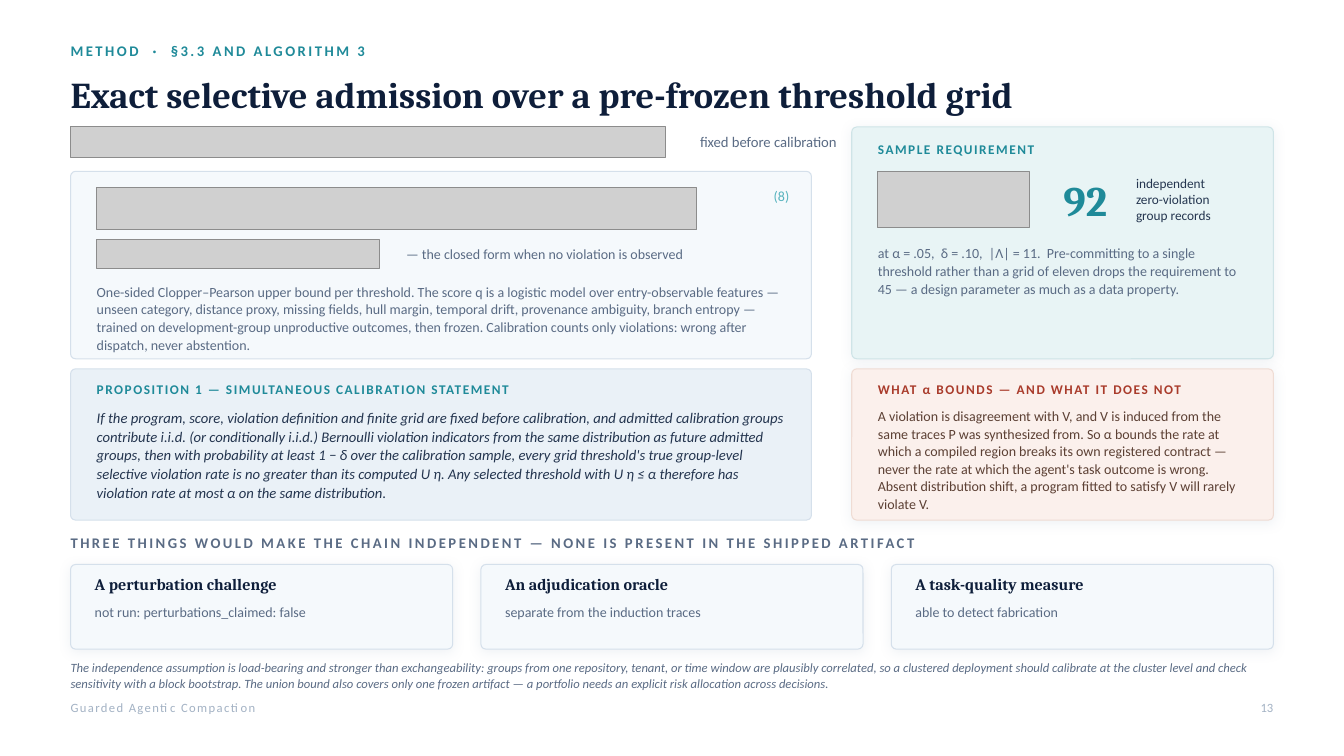
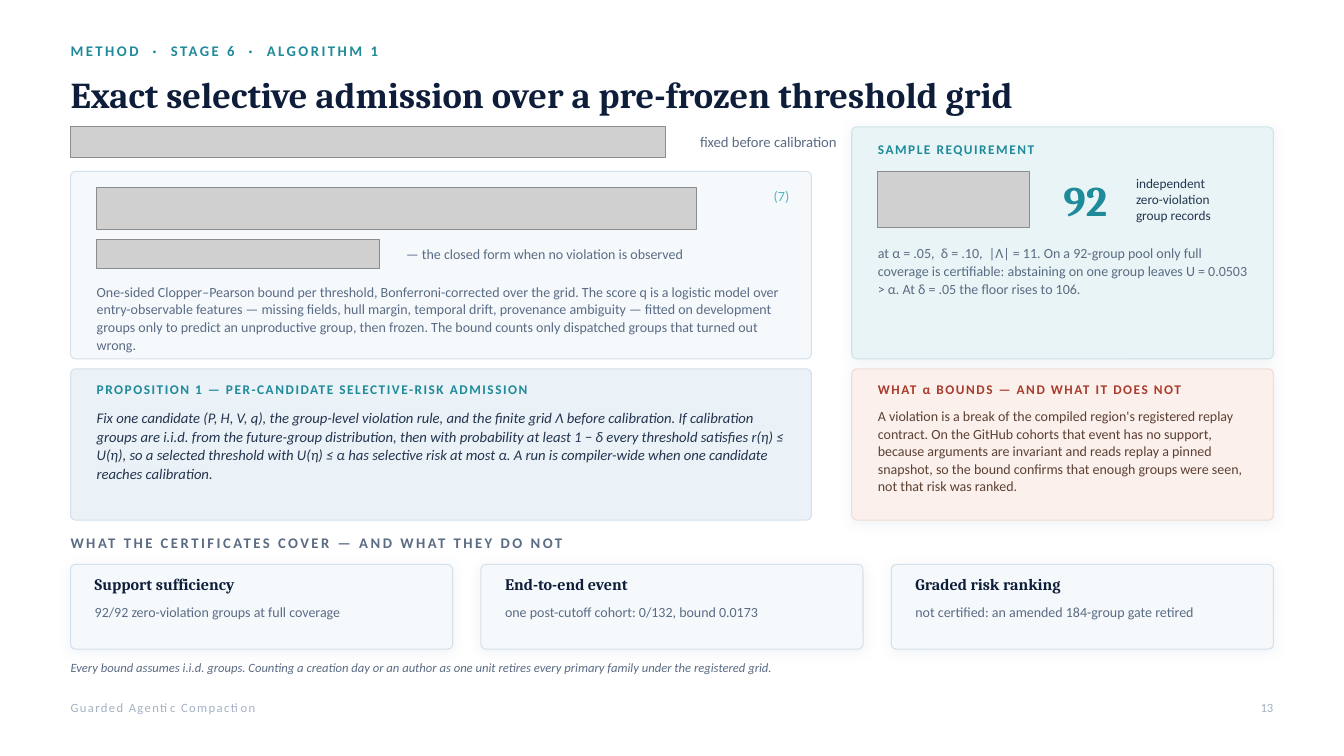
Before and after one commit to rrahimi-uci/guarded-agentic-compaction, a slide deck: slide 13 of paper/slides/GAC-seminar.pptx. Drawn at 1344x756 pixels with LibreOffice and Linux fonts; fonts in the diff are those of the drawing; grey boxes stand for pictures. Boxes give left, top, right and bottom in pixels: in the first picture for what was removed or moved away, otherwise in the second. Text is boxed around its words. In the diff, an @@ line names an element or a change of style, - is before the commit and + after.

```diff
--- a/paper/slides/GAC-seminar.pptx
+++ b/paper/slides/GAC-seminar.pptx
@@ text at box(227, 46, 378, 56): text changed @@
-METHOD · §3.3 AND ALGORITHM 3
+METHOD · STAGE 6 · ALGORITHM 1
@@ text at box(774, 191, 790, 203): text changed @@
-(8)
+(7)
@@ text at box(878, 248, 1247, 294): text changed @@
-at α = .05, δ = .10, |Λ| = 11. Pre-committing to a single threshold rather than a grid of eleven drops the requirement to 45 — a design parameter as much as a data property.
+at α = .05, δ = .10, |Λ| = 11. On a 92-group pool only full coverage is certifiable: abstaining on one group leaves U = 0.0503 > α. At δ = .05 the floor rises to 106.
@@ text at box(97, 287, 778, 353): text changed @@
-One-sided Clopper–Pearson upper bound per threshold. The score q is a logistic model over entry-observable features — unseen category, distance proxy, missing fields, hull margin, temporal drift, provenance ambiguity, branch entropy — trained on development-group unproductive outcomes, then frozen. Calibration counts only violations: wrong after dispatch, never abstention.
+One-sided Clopper–Pearson bound per threshold, Bonferroni-corrected over the grid. The score q is a logistic model over entry-observable features — missing fields, hull margin, temporal drift, provenance ambiguity — fitted on development groups only to predict an unproductive group, then frozen. The bound counts only dispatched groups that turned out wrong.
@@ text at box(97, 412, 774, 479): text changed @@
-If the program, score, violation definition and finite grid are fixed before calibration, and admitted calibration groups contribute i.i.d. (or conditionally i.i.d.) Bernoulli violation indicators from the same distribution as future admitted groups, then with probability at least 1 − δ over the calibration sample, every grid threshold's true group-level selective violation rate is no greater than its computed U η. Any selected threshold with U η ≤ α therefore has violation rate at most α on the same distribution.
+Fix one candidate (P, H, V, q), the group-level violation rule, and the finite grid Λ before calibration. If calibration groups are i.i.d. from the future-group distribution, then with probability at least 1 − δ every threshold satisfies r(η) ≤ U(η), so a selected threshold with U(η) ≤ α has selective risk at most α. A run is compiler-wide when one candidate reaches calibration.
@@ text at box(878, 411, 1242, 491): text changed @@
-A violation is disagreement with V, and V is induced from the same traces P was synthesized from. So α bounds the rate at which a compiled region breaks its own registered contract — never the rate at which the agent's task outcome is wrong. Absent distribution shift, a program fitted to satisfy V will rarely violate V.
+A violation is a break of the compiled region's registered replay contract. On the GitHub cohorts that event has no support, because arguments are invariant and reads replay a pinned snapshot, so the bound confirms that enough groups were seen, not that risk was ranked.
@@ text at box(71, 534, 1273, 561): text changed @@
-THREE THINGS WOULD MAKE THE CHAIN INDEPENDENT — NONE IS PRESENT IN THE SHIPPED ARTIFACT
+WHAT THE CERTIFICATES COVER — AND WHAT THEY DO NOT
@@ text at box(95, 578, 235, 594): text changed @@
-A perturbation challenge
+Support sufficiency
@@ text at box(505, 579, 628, 590): text changed @@
-An adjudication oracle
+End-to-end event
@@ text at box(915, 579, 1061, 594): text changed @@
-A task-quality measure
+Graded risk ranking
@@ text at box(95, 607, 340, 620): text changed @@
-not run: perturbations_claimed: false
+92/92 zero-violation groups at full coverage
@@ text at box(505, 607, 758, 619): text changed @@
-separate from the induction traces
+one post-cutoff cohort: 0/132, bound 0.0173
@@ text at box(915, 607, 1193, 620): text changed @@
-able to detect fabrication
+not certified: an amended 184-group gate retired
@@ text at box(71, 663, 771, 674): text changed @@
-The independence assumption is load-bearing and stronger than exchangeability: groups from one repository, tenant, or time window are plausibly correlated, so a clustered deployment should calibrate at the cluster level and check sensitivity with a block bootstrap. The union bound also covers only one frozen artifact — a portfolio needs an explicit risk allocation across decisions.
+Every bound assumes i.i.d. groups. Counting a creation day or an author as one unit retires every primary family under the registered grid.
```
Also in this commit, not shown: 20 other slides changed, 2 slides added, 1 slide removed, 15 other files.
